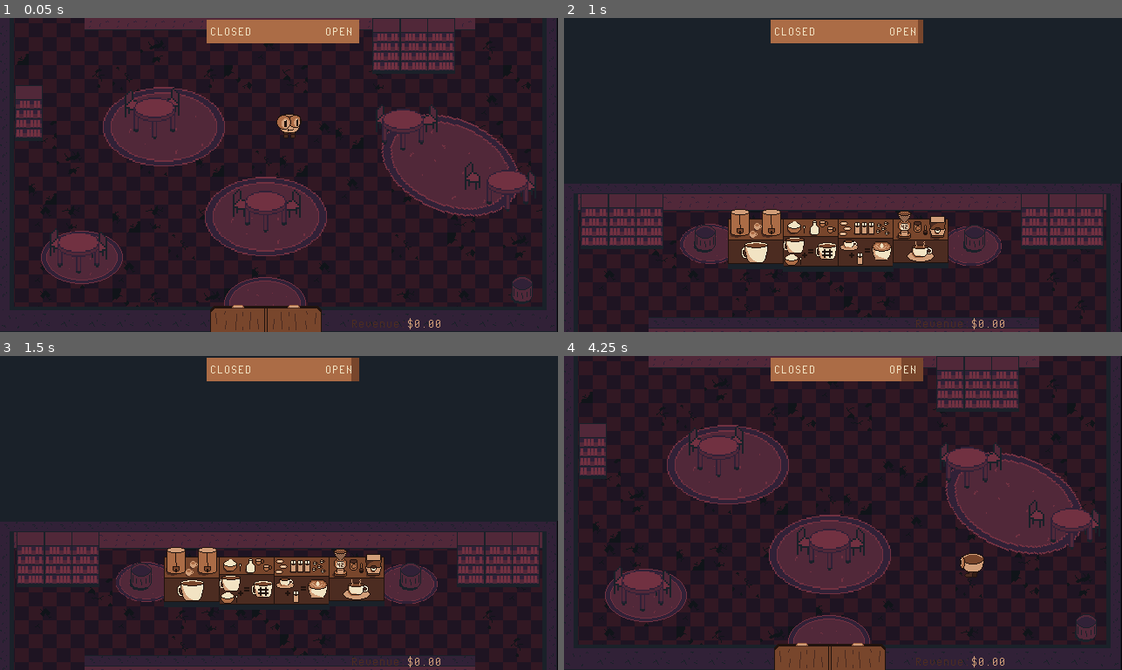
Above: before the commit, frames 1-4 (two rows, left to right).
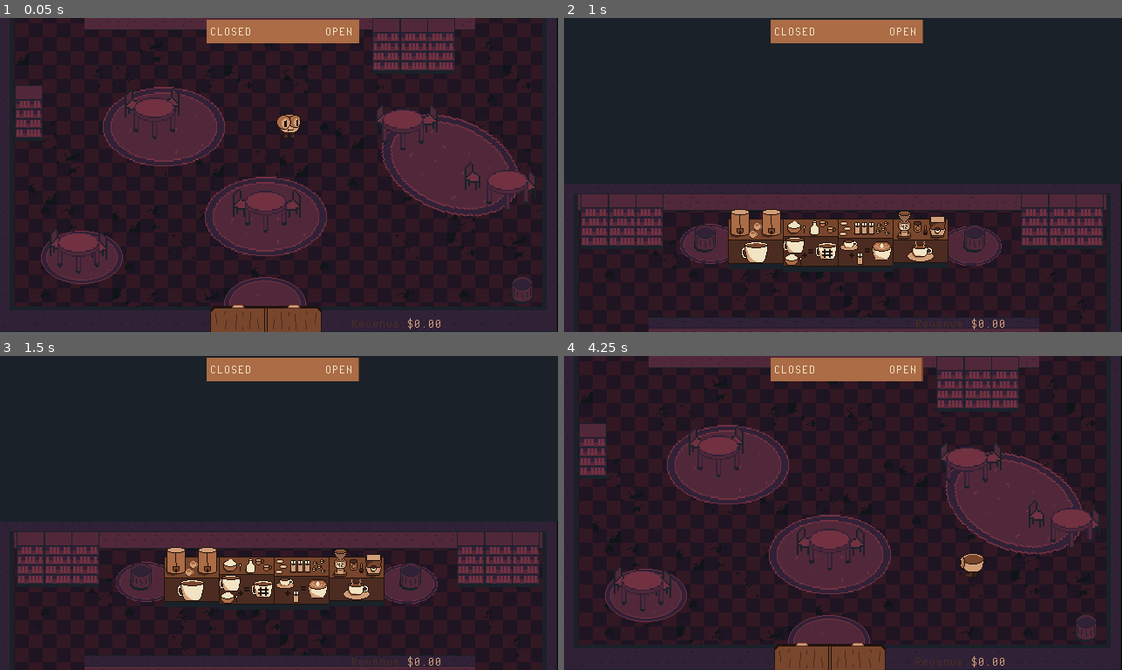
Above: after the commit, the same moments.

Repository: billbobphil/coffee-jam-2023
Game: Godot game, scene res://scenes/rootScene.tscn
Same seed, same stepped clock (60 frames per second), same inputs: the game is played once before the commit and once after it.
Inputs:
- Up to frame 1 (0.05 s): no input
- Up to frame 2 (1 s): tap Enter at 0.5 s; hold D (move_right) from 0.53 s (still down); tap Tab (change_camera) at 0.6 s
- Up to frame 3 (1.5 s): tap Space (dash) at 1.25, 1.35 s; release D (move_right) at 1.28 s; hold S (move_down) from 1.28 s (still down)
- Up to frame 4 (4.25 s): tap Enter at 2, 3.5 s; release S (move_down) at 2.03 s; hold D (move_right) 2.03-2.78 s; tap F (interact) at 2.1 s; tap Space (dash) at 2.75, 3.6 s; hold W (move_up) 2.78-3.53 s; tap Tab (change_camera) at 2.85 s; hold A (move_left) from 3.53 s (still down)

Frame 1 is identical in both runs. In frame 2, less than 0.1% of the frame differs, in the area x 63-65%, y 0-9%; in frame 3, less than 0.1%; in frame 4, 0.3%, in the area x 60-65%, y 0-9%.

Commit message:
Added the ability to lose money when not getting an order in on time

Diff:
--- a/scripts/Order.gd
+++ b/scripts/Order.gd
@@ -66,6 +66,7 @@
 		orderTimer -= delta;
 		get_node("TimeRemainingBar").value = (orderTimer / orderTimeMax) * 100;
 		if(orderTimer <= 0):
+			customer.assignedTable.showPayoutInfo(-3);
 			order_expired.emit(self);
 			isOrderOnGoing = false;
 
--- a/scripts/OrderManager.gd
+++ b/scripts/OrderManager.gd
@@ -47,6 +47,7 @@
 	activeOrders.erase(order);
 	order.customer.orderCompleted();
 	order.queue_free();
+	payout_triggered.emit(-3);
 
 func defineOrderRequirements(product : Product):
 	if(product.type == Product.productTypes.coffee):
--- a/scripts/gameManager.gd
+++ b/scripts/gameManager.gd
@@ -9,7 +9,7 @@
 var kitchenCamera;
 var storefrontCamera;
 var totalRevenue : float = 0;
-@export var dayLength: float = 30;
+@export var dayLength: float = 300;
 var dayTimer = 0;
 var timeRemainingBar;
 var isShopOpen : bool = true;
@@ -61,6 +61,9 @@
 
 func _on_payout_triggered(amount : float):
 	print("Payout triggered");
-	totalRevenue += amount;
+	if(totalRevenue + amount <= 0):
+		totalRevenue = 0;
+	else:
+		totalRevenue += amount;
 	totalCustomersServed += 1;
 	get_node("HUD/RevenueText").text = "$" + str(totalRevenue);
